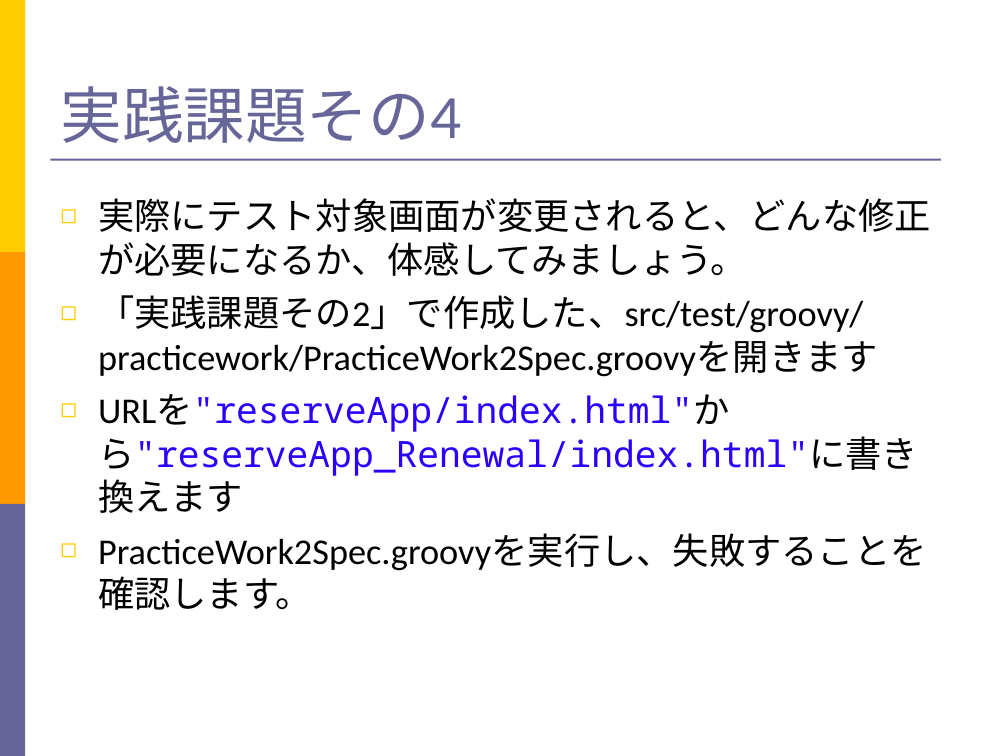
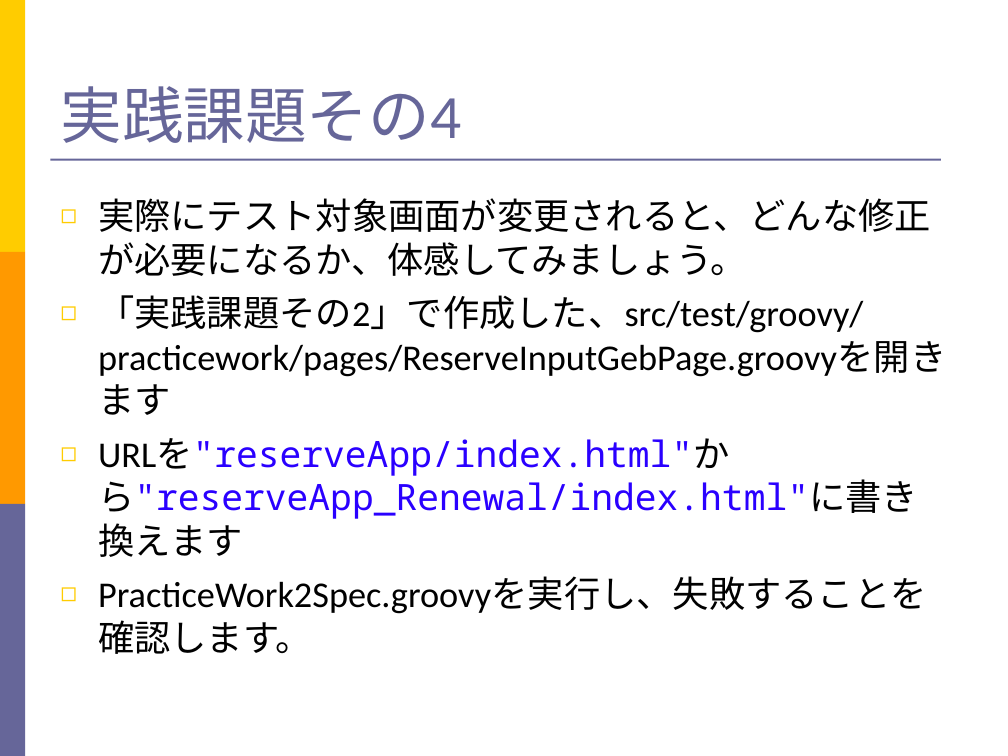
Before and after one commit to takuY-U2/STARHotel, a slide deck: slide 54 of docs/SlideGeb.ppt. Drawn at 1008x756 pixels with LibreOffice and Linux fonts; fonts in the diff are those of the drawing. Boxes give left, top, right and bottom in pixels: in the first picture for what was removed or moved away, otherwise in the second. Text is boxed around its words. In the diff, an @@ line names an element or a change of style, - is before the commit and + after.

```diff
--- a/docs/SlideGeb.ppt
+++ b/docs/SlideGeb.ppt
@@ text at (98, 295, 946, 377): text changed @@
-◻ 「実践課題その2」で作成した、src/test/groovy/practicework/PracticeWork2Spec.groovyを開きます
+◻ 「実践課題その2」で作成した、src/test/groovy/practicework/pages/ReserveInputGebPage.groovyを開きます
```
Also in this commit, not shown: 3 other slides changed, 1 other file.
